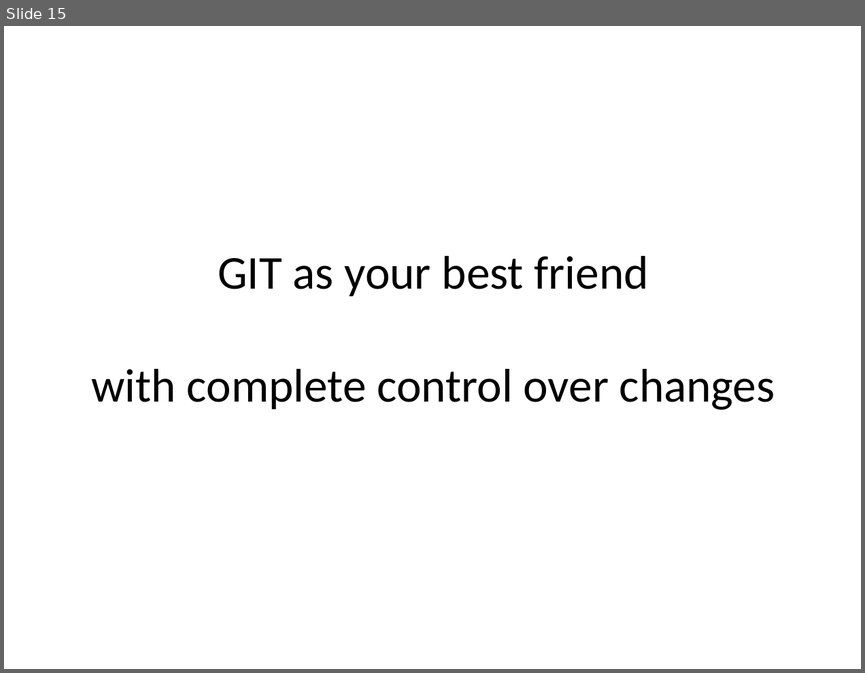
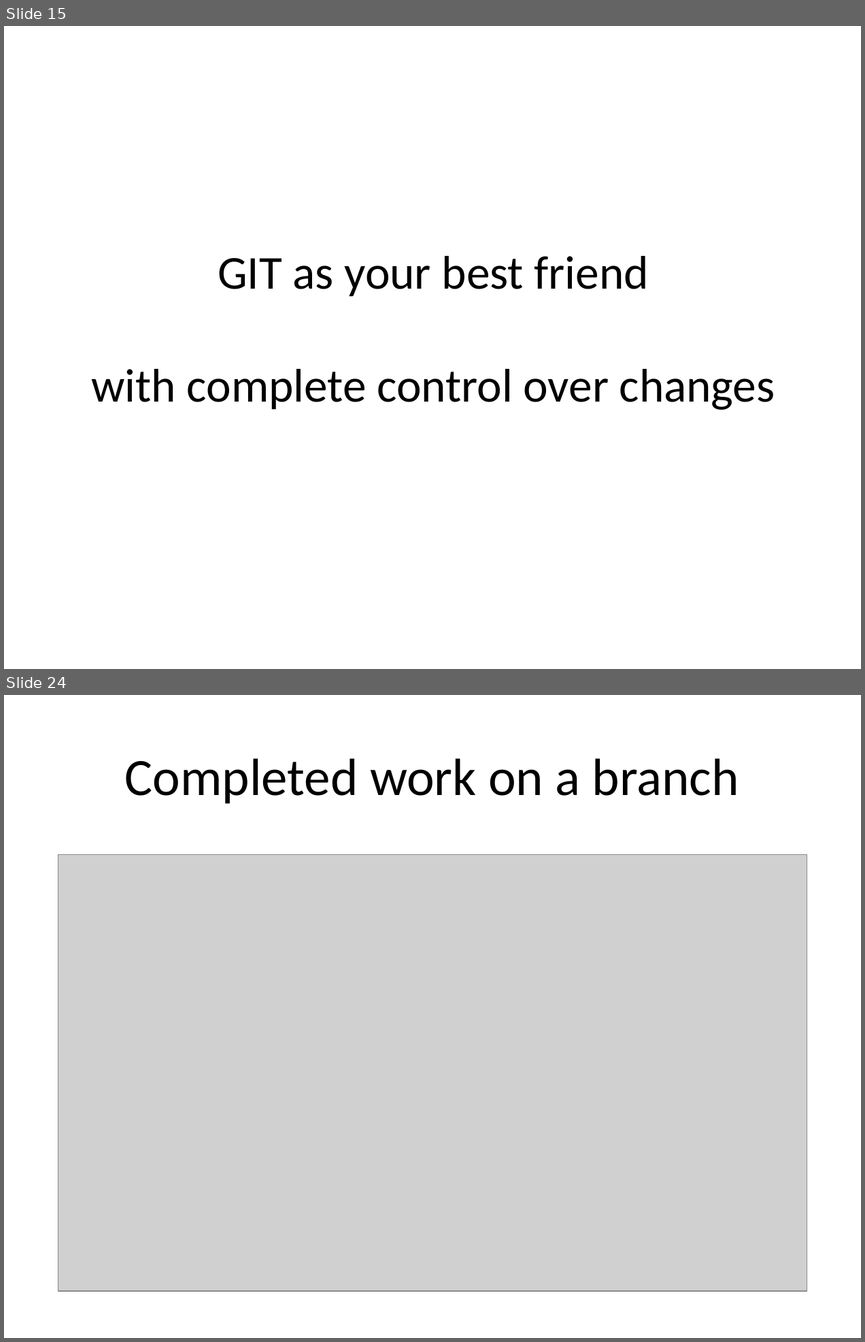
Before and after one commit to uncas/writings, a slide deck: GitRebase.pptx. Shown one above the other, each under a label of ours: slide 15 before the commit, slides 15 and 24 after it; the slides between them are not shown. The pictures are 865x673 and 865x1342 pixels, drawn with LibreOffice and Linux fonts; fonts in the diff are those of the drawing; grey boxes stand for pictures. Boxes give left, top, right and bottom in pixels: in the first picture for what was removed or moved away, otherwise in the second. Text is boxed around its words. In the diff, an @@ line names an element or a change of style, - is before the commit and + after.

```diff
--- a/GitRebase.pptx
+++ b/GitRebase.pptx
@@ slide 24 added at [4,695,861,1338], background #FFFFFF @@
@@ title added at [125,758,739,804], 44 pt, text #000000 @@
+Completed work on a branch
@@ picture added at [58,854,807,1291] @@
```
Also in this commit, not shown: 1 slide changed, 8 other slides added, 2 other files.
